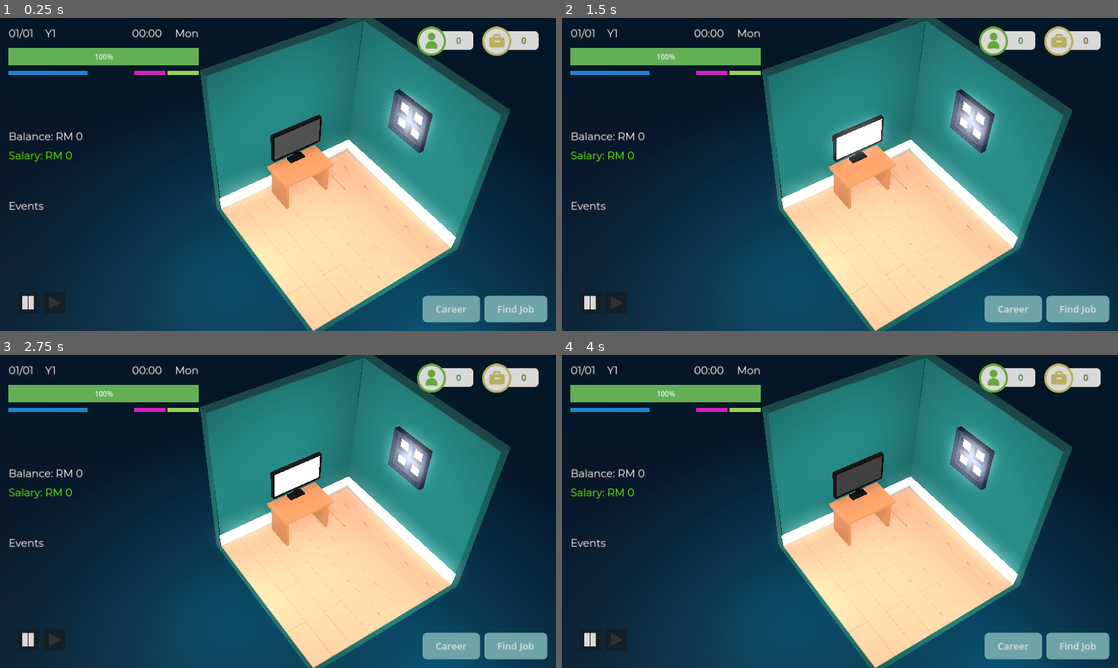
Above: before the commit, frames 1-4 (two rows, left to right).
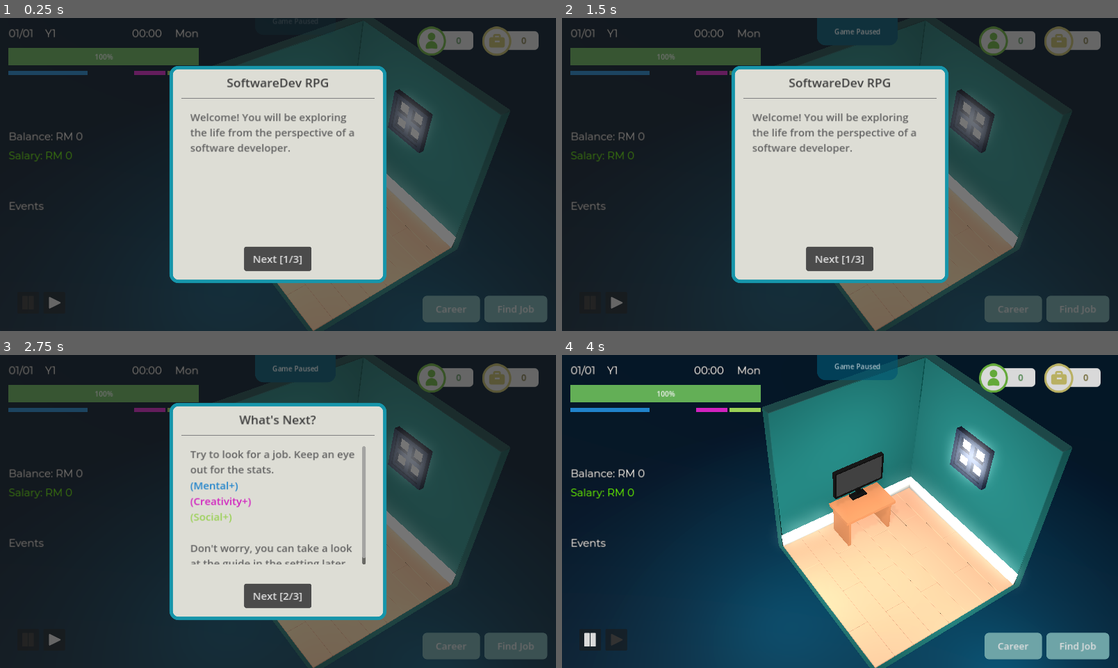
Above: after the commit, the same moments.

Repository: Xavier-IV/silver-ili
Game: Godot game, scene res://scenes/game_scene.tscn
Same seed, same stepped clock (60 frames per second), same inputs: the game is played once before the commit and once after it. This scene is started directly instead of the project's main scene.
Inputs (mouse positions are in pixels of both pictures, inside the frame that each line leads up to):
- Up to frame 1 (0.25 s): no input
- Up to frame 2 (1.5 s): click (617, 302) at 0.52 s; click (617, 302) at 1.27 s
- Up to frame 3 (2.75 s): click (278, 596) at 2 s, where only the run after the commit has a clickable "Next [1/3]"
- Up to frame 4 (4 s): click (840, 596) at 2.75 s, where only the run after the commit has a clickable "Next [2/3]"; click (840, 596) at 3.5 s, where only the run after the commit has a clickable "Let's Go!"

The runs differ from the first frame. In frame 1, 66% of the frame differs, in the area x 1-100%, y 0-100%; in frame 2, 66%; in frame 3, 66%; in frame 4, 1.0%.
Error after the commit: Attempt to call function 'play' in base 'null instance' on a null instance. (res://scenes/audio_stream_player.gd:6)

Commit message:
feat: Cleanup

Diff:
--- a/globals/global_var.gd
+++ b/globals/global_var.gd
@@ -6,7 +6,7 @@
 	pass
 
 
-var version = "v0.0.5"
+var version = "v0.0.6"
 
 var current_job = {}
 
--- a/scenes/Game/game_scene.gd
+++ b/scenes/Game/game_scene.gd
@@ -9,7 +9,7 @@
 	GlobalDateTime.connect("sig_salary_day", _on_salary_day)
 	GlobalDateTime.connect("sig_day_advanced", _on_day_advanced)
 	GlobalStat.begin_stat()
-
+	$AudioStreamPlayer.play()
 	if !GlobalEvent.completed_event("onboarding"):
 		GlobalDateTime.set_paused(true)
 		var title = "SoftwareDev RPG"
--- a/scenes/StatList.tscn
+++ b/scenes/StatList.tscn
@@ -2,7 +2,7 @@
 
 [ext_resource type="Script" path="res://scenes/stat_list.gd" id="1_3vow0"]
 [ext_resource type="PackedScene" uid="uid://7blduqcg2sns" path="res://scenes/circle_stat.tscn" id="1_7j53e"]
-[ext_resource type="Texture2D" uid="uid://cbpg0wqskfc4g" path="res://arts/circle_stat_2.svg" id="2_sn3ur"]
+[ext_resource type="Texture2D" uid="uid://cbpg0wqskfc4g" path="res://assets/circle_stat_2.svg" id="3_ue20h"]
 
 [node name="StatList" type="HBoxContainer"]
 layout_direction = 2
@@ -24,7 +24,7 @@
 layout_mode = 2
 size_flags_horizontal = 10
 size_flags_vertical = 4
-texture = ExtResource("2_sn3ur")
+texture = ExtResource("3_ue20h")
 label = "0"
 tooltip_text_override = "<null>"
 label_color = Color(0.396078, 0.360784, 0.137255, 1)
--- /dev/null
+++ b/scenes/audio_stream_player.gd
@@ -0,0 +1,7 @@
+extends AudioStreamPlayer
+
+
+# Called when the node enters the scene tree for the first time.
+func _ready():
+	$AudioStreamPlayer.play()
+	print("play")
--- a/scenes/circle_stat.tscn
+++ b/scenes/circle_stat.tscn
@@ -1,6 +1,6 @@
 [gd_scene load_steps=3 format=3 uid="uid://7blduqcg2sns"]
 
-[ext_resource type="Texture2D" uid="uid://dtoyvrfqrpgqt" path="res://arts/circle_stat.svg" id="1_j0mxp"]
+[ext_resource type="Texture2D" uid="uid://dtoyvrfqrpgqt" path="res://assets/circle_stat.svg" id="1_j0mxp"]
 [ext_resource type="Script" path="res://scenes/circle_stat.gd" id="2_o06jb"]
 
 [node name="CircleStat" type="TextureRect"]
--- a/scenes/game_scene.tscn
+++ b/scenes/game_scene.tscn
@@ -1,5 +1,7 @@
-[gd_scene load_steps=8 format=3 uid="uid://w11w5237gwag"]
+[gd_scene load_steps=10 format=3 uid="uid://w11w5237gwag"]
 
+[ext_resource type="Script" path="res://scenes/Game/game_scene.gd" id="1_751p2"]
+[ext_resource type="Script" path="res://scenes/audio_stream_player.gd" id="2_lhgv2"]
 [ext_resource type="PackedScene" uid="uid://dmk3b3rglyv4k" path="res://scenes/table.tscn" id="2_w2vkb"]
 [ext_resource type="PackedScene" uid="uid://coxw0lsua1i7k" path="res://scenes/monitor.tscn" id="3_5xmrd"]
 [ext_resource type="PackedScene" uid="uid://cyk1fh4jmfcad" path="res://scenes/mini_room.tscn" id="4_88i73"]
@@ -15,6 +17,13 @@
 glow_enabled = true
 
 [node name="Main" type="Node3D"]
+script = ExtResource("1_751p2")
+
+[node name="AudioStreamPlayer" type="AudioStreamPlayer" parent="."]
+stream = ExtResource("7_32plp")
+volume_db = -15.0
+autoplay = true
+script = ExtResource("2_lhgv2")
 
 [node name="Timer" type="Timer" parent="."]
 wait_time = 0.5
@@ -77,9 +86,4 @@
 
 [node name="CanvasLayer" type="CanvasLayer" parent="."]
 
-[node name="AudioStreamPlayer" type="AudioStreamPlayer" parent="."]
-stream = ExtResource("7_32plp")
-volume_db = -13.0
-autoplay = true
-
 [connection signal="timeout" from="Timer" to="." method="_on_timer_timeout"]
--- a/scenes/global_plane.tscn
+++ b/scenes/global_plane.tscn
@@ -1,6 +1,6 @@
 [gd_scene load_steps=3 format=3 uid="uid://lhtpgiqmhctm"]
 
-[ext_resource type="PackedScene" uid="uid://tmll2wg8vu0n" path="res://arts/global_plane.glb" id="1_urbtg"]
+[ext_resource type="PackedScene" uid="uid://tmll2wg8vu0n" path="res://assets/global_plane.glb" id="1_urbtg"]
 
 [sub_resource type="StandardMaterial3D" id="StandardMaterial3D_lxmc6"]
 albedo_color = Color(0, 0.101961, 0.152941, 1)
--- a/scenes/menus/control_game_speed.tscn
+++ b/scenes/menus/control_game_speed.tscn
@@ -1,12 +1,12 @@
 [gd_scene load_steps=9 format=3 uid="uid://b30oqu38j2xp5"]
 
-[ext_resource type="Texture2D" uid="uid://k3yleyy2ugj8" path="res://arts/pause_button.png" id="1_j23g3"]
-[ext_resource type="Texture2D" uid="uid://fxp4qa0vp4s2" path="res://arts/pause_hover_button.png" id="2_5nnle"]
-[ext_resource type="Texture2D" uid="uid://dfbmunhvh385p" path="res://arts/pause_disabled_button.png" id="3_8lb28"]
+[ext_resource type="Texture2D" uid="uid://k3yleyy2ugj8" path="res://assets/pause_button.png" id="1_j23g3"]
+[ext_resource type="Texture2D" uid="uid://fxp4qa0vp4s2" path="res://assets/pause_hover_button.png" id="2_5nnle"]
+[ext_resource type="Texture2D" uid="uid://dfbmunhvh385p" path="res://assets/pause_disabled_button.png" id="3_8lb28"]
 [ext_resource type="Script" path="res://scenes/menus/pause_button.gd" id="4_a2f3n"]
-[ext_resource type="Texture2D" uid="uid://uvikas8g7hme" path="res://arts/play_button.png" id="5_cdxqa"]
-[ext_resource type="Texture2D" uid="uid://b0vr3ycguy2jx" path="res://arts/play_hover_button.png" id="6_o2w2t"]
-[ext_resource type="Texture2D" uid="uid://cw41eddlbb2c0" path="res://arts/play_disabled_button.png" id="7_yyayc"]
+[ext_resource type="Texture2D" uid="uid://uvikas8g7hme" path="res://assets/play_button.png" id="5_cdxqa"]
+[ext_resource type="Texture2D" uid="uid://b0vr3ycguy2jx" path="res://assets/play_hover_button.png" id="6_o2w2t"]
+[ext_resource type="Texture2D" uid="uid://cw41eddlbb2c0" path="res://assets/play_disabled_button.png" id="7_yyayc"]
 [ext_resource type="Script" path="res://scenes/menus/play_button.gd" id="8_oew7r"]
 
 [node name="ControlGameSpeed" type="CenterContainer"]
--- a/scenes/menus/menu.tscn
+++ b/scenes/menus/menu.tscn
@@ -314,7 +314,8 @@
 [node name="GlobalEventPanel" parent="." instance=ExtResource("4_v8ik4")]
 layout_mode = 1
 offset_top = -44.24
-offset_bottom = -44.24
+offset_right = 81.0
+offset_bottom = 18.76
 metadata/_edit_group_ = true
 
 [node name="PrimeContainer" type="HBoxContainer" parent="."]
--- a/scenes/mini_room.tscn
+++ b/scenes/mini_room.tscn
@@ -1,5 +1,5 @@
 [gd_scene load_steps=2 format=3 uid="uid://cyk1fh4jmfcad"]
 
-[ext_resource type="PackedScene" uid="uid://bx7pr0c6180d6" path="res://arts/mini_room_set.glb" id="1_0ltmk"]
+[ext_resource type="PackedScene" uid="uid://bx7pr0c6180d6" path="res://assets/mini_room_set.glb" id="1_0ltmk"]
 
 [node name="MiniRoom" instance=ExtResource("1_0ltmk")]
--- a/scenes/monitor.tscn
+++ b/scenes/monitor.tscn
@@ -1,6 +1,6 @@
 [gd_scene load_steps=8 format=3 uid="uid://coxw0lsua1i7k"]
 
-[ext_resource type="PackedScene" uid="uid://b4166s5lklci7" path="res://arts/monitor.glb" id="1_pkyyl"]
+[ext_resource type="PackedScene" uid="uid://b4166s5lklci7" path="res://assets/monitor.glb" id="1_pkyyl"]
 
 [sub_resource type="StandardMaterial3D" id="StandardMaterial3D_brg2s"]
 albedo_color = Color(0, 0, 0, 1)
--- a/scenes/table.tscn
+++ b/scenes/table.tscn
@@ -1,6 +1,6 @@
 [gd_scene load_steps=4 format=3 uid="uid://dmk3b3rglyv4k"]
 
-[ext_resource type="PackedScene" uid="uid://sgcnbojli0do" path="res://arts/table.glb" id="1_ixaua"]
+[ext_resource type="PackedScene" uid="uid://sgcnbojli0do" path="res://assets/table.glb" id="1_ixaua"]
 
 [sub_resource type="StandardMaterial3D" id="StandardMaterial3D_g6y8j"]
 albedo_color = Color(0.45098, 0.282353, 0.180392, 1)
--- a/scenes/wall.tscn
+++ b/scenes/wall.tscn
@@ -1,6 +1,6 @@
 [gd_scene load_steps=2 format=3 uid="uid://bgf54jl4hbbuv"]
 
-[ext_resource type="PackedScene" uid="uid://cwwjndt4wmpbd" path="res://arts/wall.glb" id="1_x5of2"]
+[ext_resource type="PackedScene" uid="uid://cwwjndt4wmpbd" path="res://assets/wall.glb" id="1_x5of2"]
 
 [node name="Wall" type="Node3D"]
 
Renamed: arts/Ellipse 2.svg -> assets/Ellipse 2.svg
Not shown, changed: assets/Ellipse 2.svg.import
Renamed: arts/Frame 5.svg -> assets/Frame 5.svg
Not shown, changed: assets/Frame 5.svg.import
Renamed: arts/circle_stat.png -> assets/circle_stat.png
Not shown, changed: assets/circle_stat.png.import
Renamed: arts/circle_stat.svg -> assets/circle_stat.svg
Not shown, changed: assets/circle_stat.svg.import
Renamed: arts/circle_stat_2.svg -> assets/circle_stat_2.svg
Not shown, changed: assets/circle_stat_2.svg.import
Renamed: arts/global_plane.glb -> assets/global_plane.glb
Not shown, changed: assets/global_plane.glb.import
(and 23 more such lines)
